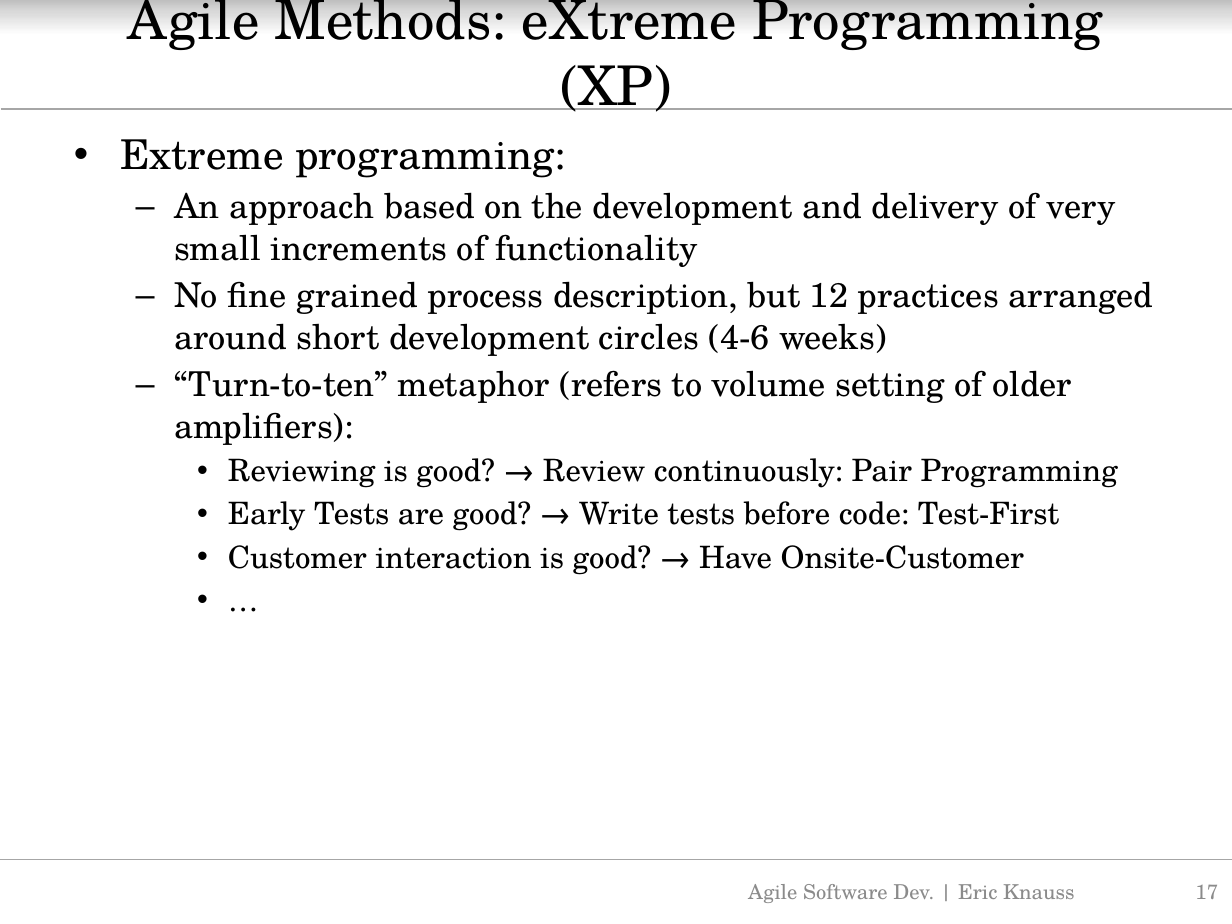
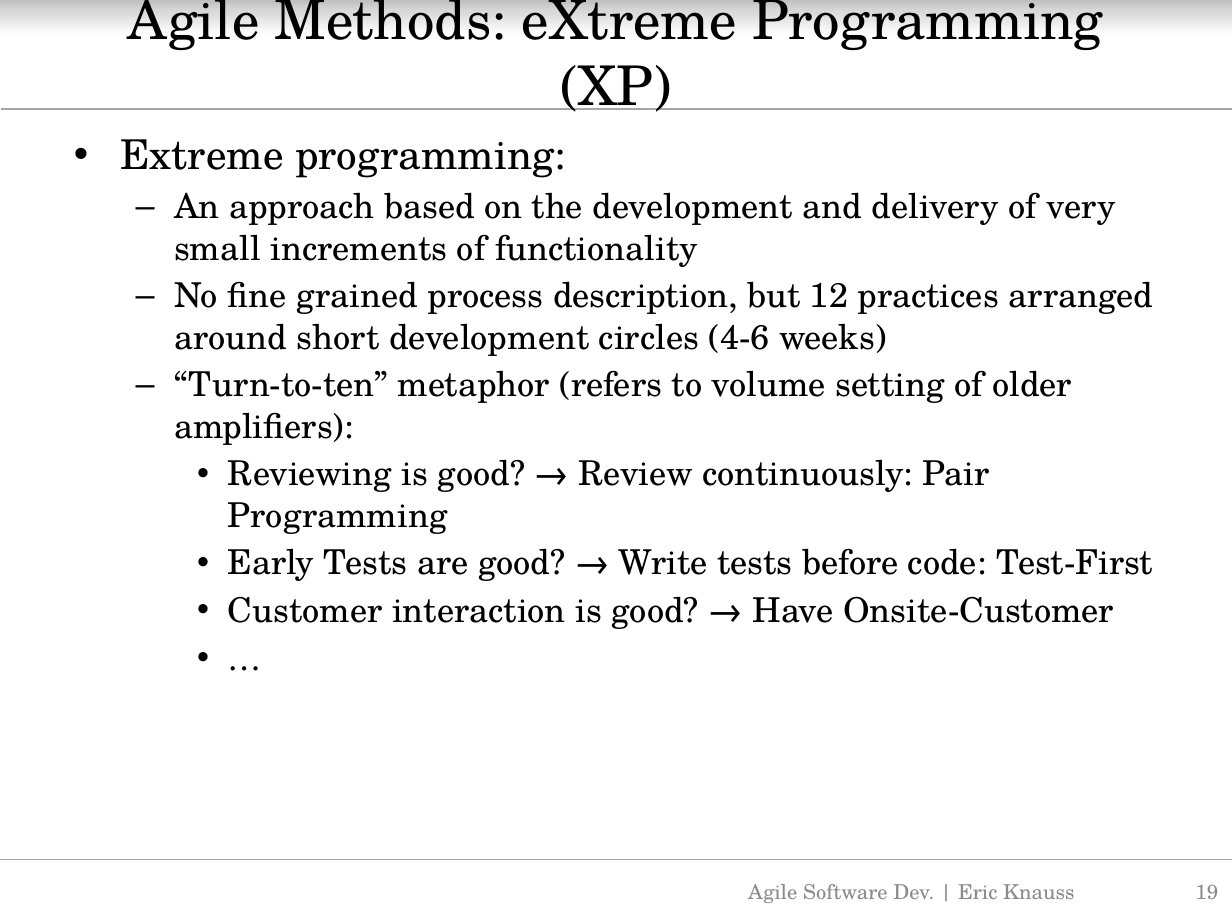
Before and after one commit to oerich/EDA397, a slide deck: slide 19 of Slides/src/agile-dev-processes-3-crash-course-v01.pptx (slide 17 before the commit). Drawn at 1232x924 pixels with LibreOffice and Linux fonts; fonts in the diff are those of the drawing; background and template pictures are left out. Boxes give left, top, right and bottom in pixels: in the first picture for what was removed or moved away, otherwise in the second. Text is boxed around its words. In the diff, an @@ line names an element or a change of style, - is before the commit and + after.

```diff
--- a/Slides/src/agile-dev-processes-3-crash-course-v01.pptx
+++ b/Slides/src/agile-dev-processes-3-crash-course-v01.pptx
@@ text at (228,459,1153,629): size 18 to 20 pt in "Reviewing is good? → Review continuously: Pair ...", "Early Tests are good? → Write tests ...", "Customer interaction is good? → Have Onsite-Customer", "…" @@
@@ page number at (1195,884,1218,899): text changed @@
-17
+19
```
Also in this commit, not shown: 5 other slides changed, 17 slides added, 7 slides removed, 1 other file.
